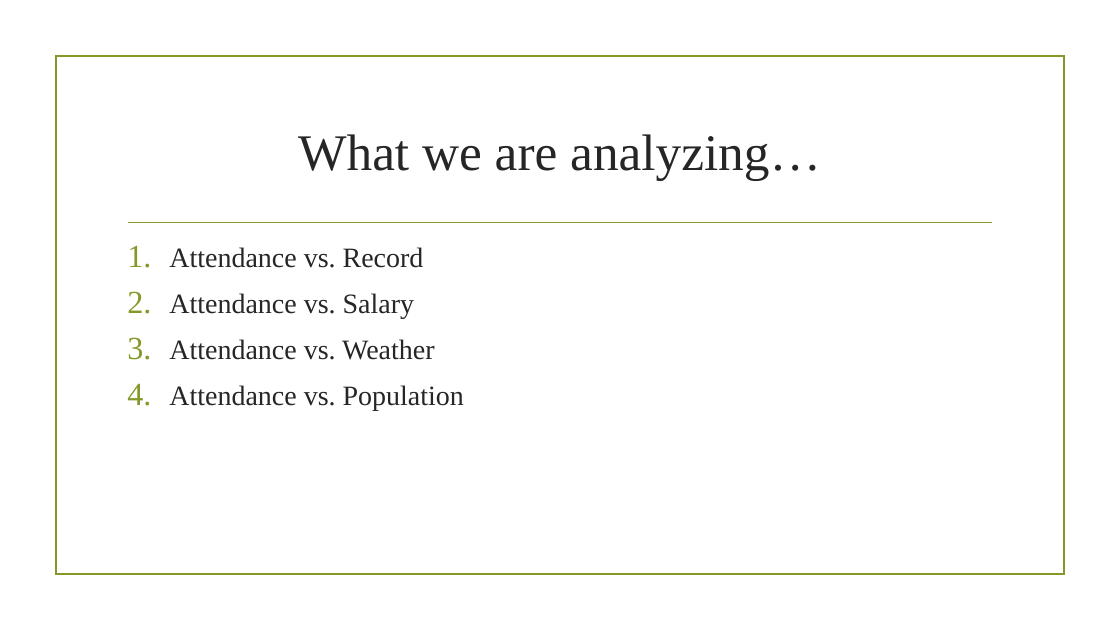
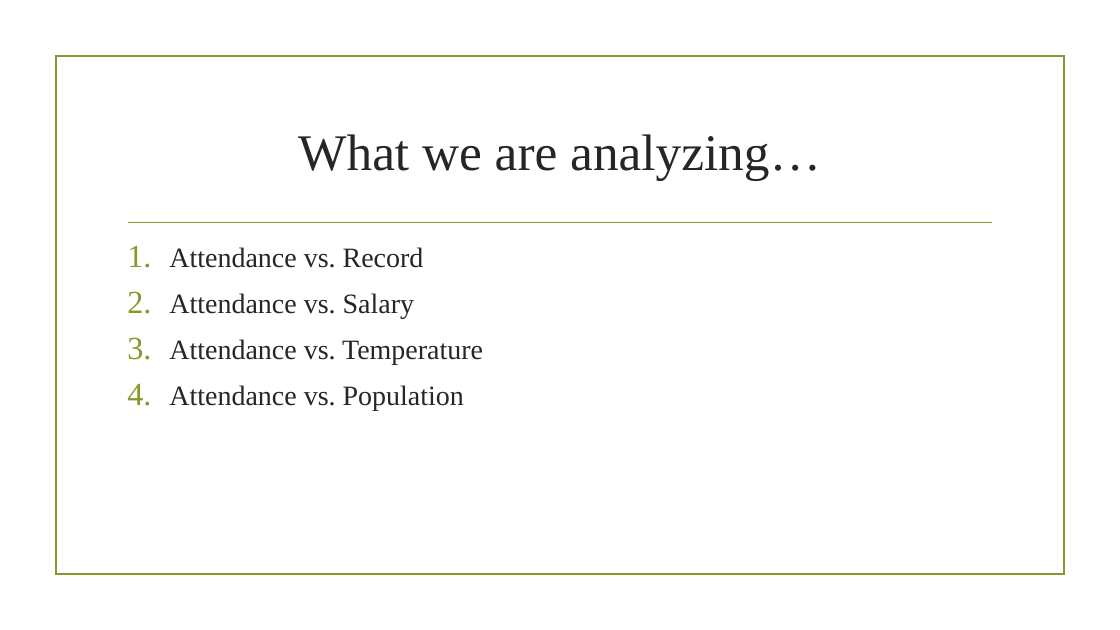
Before and after one commit to Dshashek/Red-Team-Project-1, a slide deck: slide 2 of Slides/Red Team Presentation.pptx. Drawn at 1120x630 pixels with LibreOffice and Linux fonts; fonts in the diff are those of the drawing; background and template pictures are left out. Boxes give left, top, right and bottom in pixels: in the first picture for what was removed or moved away, otherwise in the second. Text is boxed around its words. In the diff, an @@ line names an element or a change of style, - is before the commit and + after.

Commit message:
changed weather to temp in a few places, changed ticket sales to attendance in a few places

```diff
--- a/Slides/Red Team Presentation.pptx
+++ b/Slides/Red Team Presentation.pptx
@@ text at <box>169,339,483,365</box>: text changed @@
-3. Attendance vs. Weather
+3. Attendance vs. Temperature
```
Also in this commit, not shown: 2 other slides changed.
